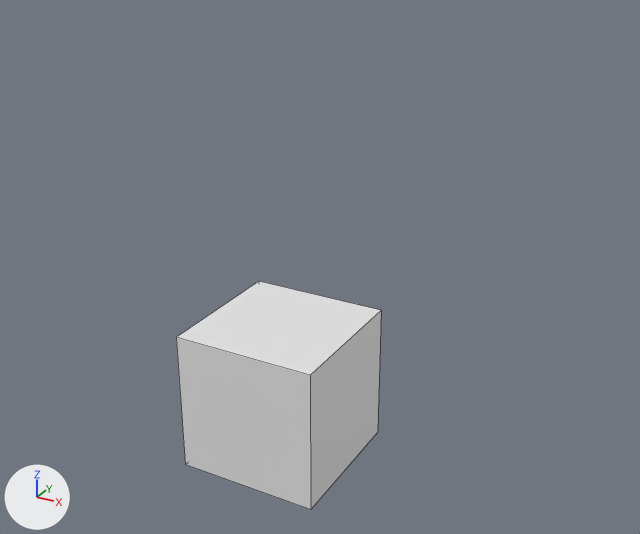
The Blender file Toys/10Min_mine/2024_12/1209_TexturePaint101_.blend as it was, and as the next commit left it.
Rendered twice from a 50 mm lens placed at (5.56, -9.05, 6.47), pointed at (0.54, 0.09, 1.9). Every picture has the same lights, and +X, +Y and +Z are marked at lower left. Mesh edges are drawn as thin lines.

Script lines for the objects in view, before the commit:
```python
me_cube = bpy.data.meshes.new('Cube')
me_cube.from_pydata(...)  # a box spanning x -1.0..1.0, y -1.0..1.0, z -1.0..1.0
me_cube.materials.append(mat_material)  # white #e7e7e7
ob_cube = bpy.data.objects.new('Cube', me_cube)
ob_cube.location = (0.0, 0.0, 0.0)
```
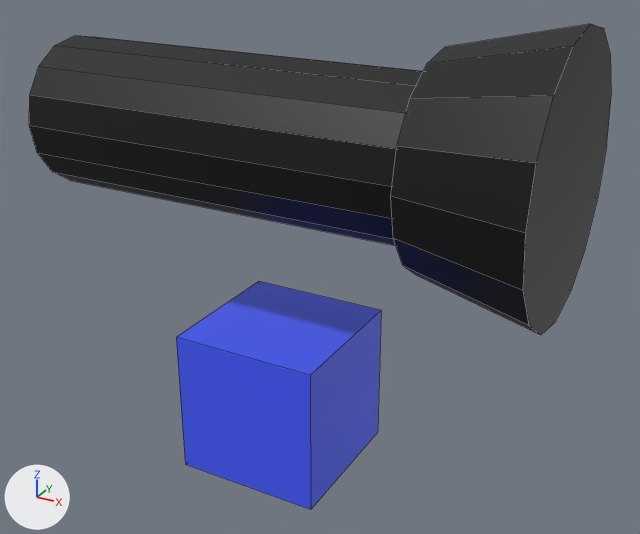
The newer file is also turned or shifted as a whole; pictures and numbers use the older file's frame.

Pixel boxes [x1, y1, x2, y2] of what changed, in the pictures (640 x 534 px):
```json
{"object": "Cylinder", "change": "added", "after": [29, 24, 611, 335], "on screen": "black"}
{"object": "Cube", "change": "recoloured", "before": [176, 281, 381, 509], "after": [176, 281, 381, 509], "on screen": "grey to blue"}
```

The change, as JSON lines over the scene's bpy script:
```json
{"op": "add", "block": "img_tp101", "code": ["img_tp101 = load_image('TP101', '_unpacked/TP101', 1024, 1024, 'sRGB')"]}
{"op": "add", "block": "img_tp101_2", "code": ["img_tp101_2 = load_image('TP101_2', '_unpacked/TP101_2.png', 1024, 1024, 'sRGB')"]}
{"op": "add", "block": "mat_tpmat101", "code": ["mat_tpmat101 = principled_material('TPMat101')", "mat_tpmat101.texture = img_tp101"]}
{"op": "add", "block": "mat_tp101_2", "code": ["mat_tp101_2 = principled_material('TP101_2')", "mat_tp101_2.texture = img_tp101_2"]}
{"block": "me_cube", "where": "me_cube.from_pydata(...)  # 8 vertices, 6 faces; spans x -1.0..1.0, y -1.0..1.0, z -1.0..1.0"}
{"op": "remove", "block": "me_cube", "code": "me_cube.materials.append(mat_material)  # white #e7e7e7"}
{"op": "add", "block": "me_cube", "code": "me_cube.materials.append(mat_tpmat101)  # picture img_tp101"}
{"op": "add", "block": "me_cylinder_001", "code": ["me_cylinder_001 = bpy.data.meshes.new('Cylinder.001')", "me_cylinder_001.from_pydata(...)  # a 16-sided cylinder along x spanning x -3.16..3.16, y -1.0..1.0, z -1.0..1.0; a 16-sided cut cone along x (radius 1.29 at the low end, 1.63 at the high end) spanning x 2.1..3.59, y -1.63..1.63, z -1.63..1.63", "me_cylinder_001.materials.append(mat_tp101_2)  # picture img_tp101_2"]}
{"op": "add", "block": "ob_cylinder", "code": ["ob_cylinder = bpy.data.objects.new('Cylinder', me_cylinder_001)", "ob_cylinder.location = (0.0, 0.0, 3.54)"]}
```
